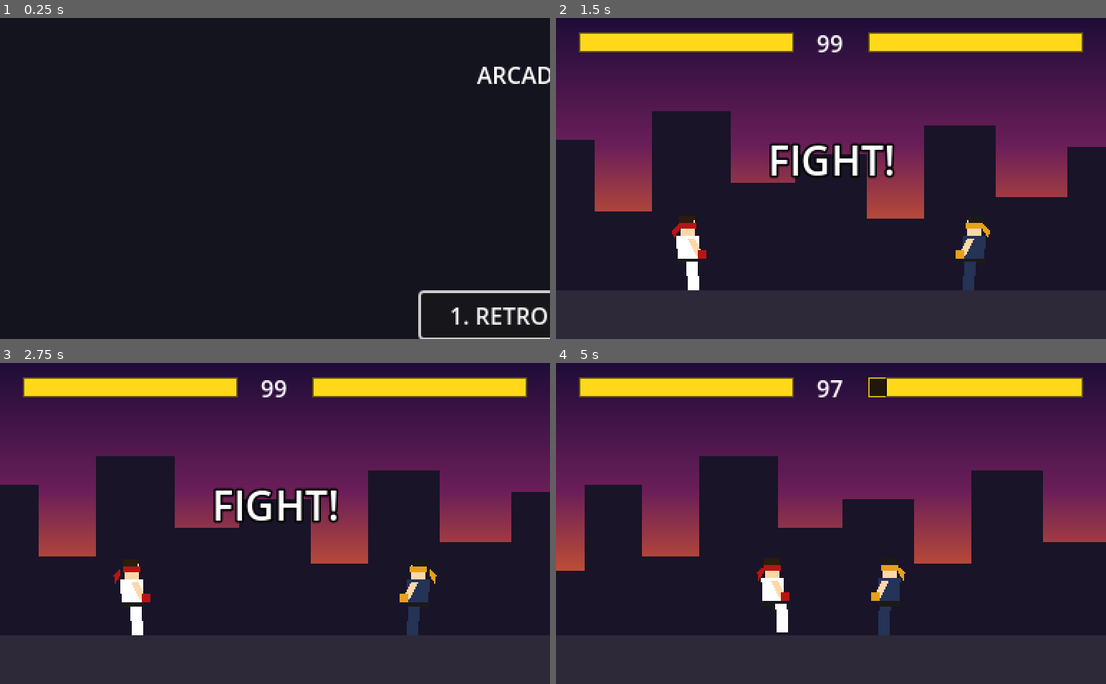
Above: before the commit, frames 1-4 (two rows, left to right).
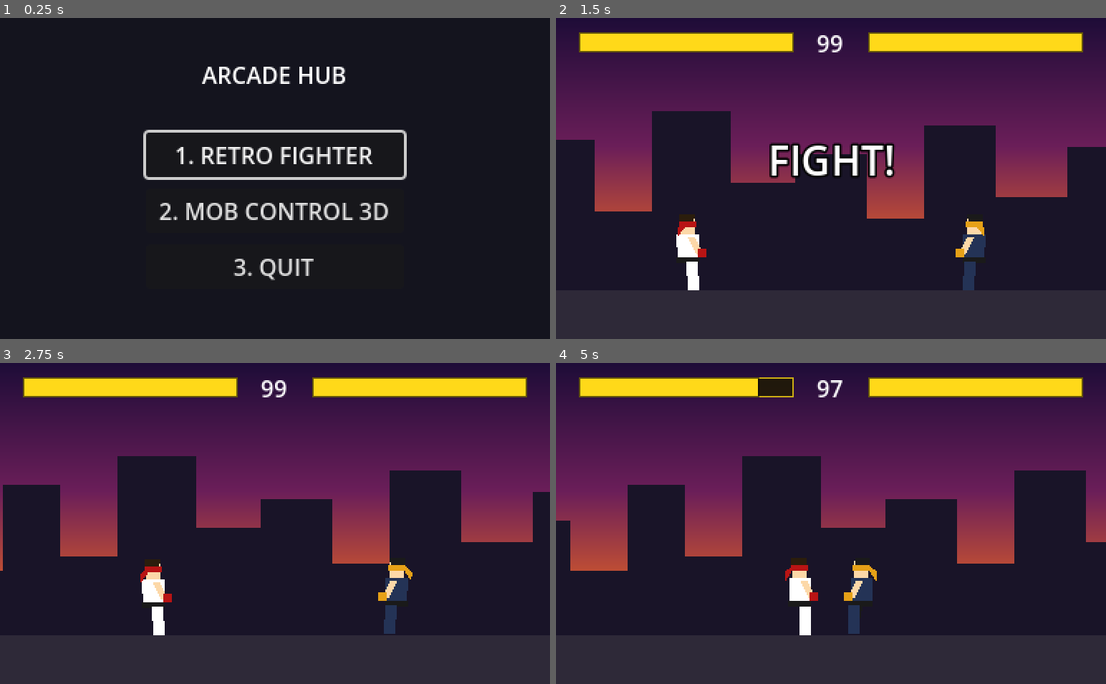
Above: after the commit, the same moments.

Repository: Antares1980/retro-fighter
Game: Godot game, scene res://scenes/Menu.tscn
The game is run twice, just before and just after one commit, with the same random seed, the same clock (stepped at 60 frames per second) and the same inputs. Sound files missing from this copy of the repository are replaced by a short silence.
Inputs (mouse positions are in pixels of both pictures, inside the frame that each line leads up to):
- Up to frame 1 (0.25 s): no input
- Up to frame 2 (1.5 s): click (831, 156) at 0.5 s, where only the run after the commit has a clickable "1. RETRO FIGHTER"; tap Enter (ui_accept) at 1.25 s; move the mouse to (952, 162) at 1.27 s; hold D (p1_right) from 1.28 s (still down); hold J (p1_punch) from 1.28 s (still down); click (952, 162) at 1.42 s
- Up to frame 3 (2.75 s): tap Enter (ui_accept) at 1.52, 1.55, 1.82 s; release D (p1_right) at 2 s; release J (p1_punch) at 2 s; drag from (165, 539) to (418, 597) at 2.02 s
- Up to frame 4 (5 s): move the mouse to (886, 452) at 2.77 s; hold D (p1_right) 2.78-3.5 s; hold Enter (ui_accept) 2.78-3.5 s; tap L (p1_block) at 2.85 s; click (886, 452) at 2.92 s; drag from (803, 587) to (666, 475) at 3.52 s; move the mouse to (996, 571) at 4.27 s; hold A (p1_left) from 4.28 s (still down); hold J (p1_punch) from 4.28 s (still down); click (996, 571) at 4.42 s; tap Enter (ui_accept) at 4.52, 4.55, 4.82 s

The runs differ from the first frame. In frame 1, 5.3% of the frame differs, in the area x 26-100%, y 15-100%; in frame 2, 0.3%; in frame 3, 11%; in frame 4, 18%, in the area x 0-97%, y 4-85%.

Commit message:
fix(menu): resolve arcade hub startup viewport clipping and restore game selection visibility
- Eliminate offset_right and offset_bottom from root Menu node in scenes/Menu.tscn
- Ensure Title and all buttons are 100% enclosed within the 384x224 logical viewport
- Add automated headless layout containment and non-overlapping tests in tests/test_menu.gd
- Add root layout offset, viewport settings, and button alias unit tests in tests/test_menu.py
- Update CHANGELOG.md under [Unreleased]
- Closes #35

Diff:
--- a/scenes/Menu.tscn
+++ b/scenes/Menu.tscn
@@ -9,8 +9,6 @@
 anchors_preset = 15
 anchor_right = 1.0
 anchor_bottom = 1.0
-offset_right = 384.0
-offset_bottom = 224.0
 grow_horizontal = 2
 grow_vertical = 2
 script = ExtResource("1_menu")
--- a/tests/test_menu.gd
+++ b/tests/test_menu.gd
@@ -96,6 +96,11 @@
 	assert_equal(btn_cs.text, "2. MOB CONTROL 3D", "Slot 2 text is '2. MOB CONTROL 3D'")
 	assert_equal(btn_q.text, "3. QUIT", "Option 3 text is '3. QUIT'")
 
+	assert_equal(ProjectSettings.get_setting("display/window/size/viewport_width"), 384, "display/window/size/viewport_width is 384")
+	assert_equal(ProjectSettings.get_setting("display/window/size/viewport_height"), 224, "display/window/size/viewport_height is 224")
+	assert_equal(ProjectSettings.get_setting("display/window/stretch/mode"), "viewport", "display/window/stretch/mode is viewport")
+	assert_equal(ProjectSettings.get_setting("display/window/stretch/aspect"), "keep", "display/window/stretch/aspect is keep")
+
 	assert_true(menu.has_node("BGMPlayer"), "Menu contains BGMPlayer node")
 	var bgm = menu.get_node("BGMPlayer") as AudioStreamPlayer
 	assert_true(bgm != null, "BGMPlayer is an AudioStreamPlayer")
@@ -105,12 +110,40 @@
 	if bgm.stream != null:
 		assert_true(bgm.stream.resource_path.ends_with("stage_theme.ogg"), "BGMPlayer assigned stage_theme.ogg")
 
+	# Node aliases contract
+	assert_equal(menu.RetroFighterButton, btn_rf, "menu.RetroFighterButton alias matches node")
+	assert_equal(menu.ComingSoonButton, btn_cs, "menu.ComingSoonButton alias matches node")
+	assert_equal(menu.QuitButton, btn_q, "menu.QuitButton alias matches node")
+	assert_equal(menu.BGMPlayer, bgm, "menu.BGMPlayer alias matches node")
+
 	var active_tree = _get_tree()
 	if active_tree != null:
 		active_tree.root.add_child(menu)
 		assert_true(menu.is_inside_tree(), "Menu is added to scene tree")
 		assert_true(menu.bgm_player.playing, "BGMPlayer plays stage_theme.ogg when added to scene tree")
 		menu.bgm_player.stop()
+
+		var vbox = menu.get_node("VBoxContainer") as VBoxContainer
+		vbox.notification(Container.NOTIFICATION_SORT_CHILDREN)
+		var viewport_rect = Rect2(0, 0, 384, 224)
+		var title_node = menu.get_node("Title") as Control
+		var title_rect = title_node.get_global_rect()
+		var rf_rect = btn_rf.get_global_rect()
+		var cs_rect = btn_cs.get_global_rect()
+		var q_rect = btn_q.get_global_rect()
+
+		assert_true(viewport_rect.encloses(title_rect), "Title is fully enclosed in 384x224 logical viewport")
+		assert_true(viewport_rect.encloses(rf_rect), "RetroFighterButton is fully enclosed in 384x224 logical viewport")
+		assert_true(viewport_rect.encloses(cs_rect), "ComingSoonButton is fully enclosed in 384x224 logical viewport")
+		assert_true(viewport_rect.encloses(q_rect), "QuitButton is fully enclosed in 384x224 logical viewport")
+
+		assert_false(title_rect.intersects(rf_rect), "Title does not overlap RetroFighterButton")
+		assert_false(title_rect.intersects(cs_rect), "Title does not overlap ComingSoonButton")
+		assert_false(title_rect.intersects(q_rect), "Title does not overlap QuitButton")
+		assert_false(rf_rect.intersects(cs_rect), "RetroFighterButton does not overlap ComingSoonButton")
+		assert_false(rf_rect.intersects(q_rect), "RetroFighterButton does not overlap QuitButton")
+		assert_false(cs_rect.intersects(q_rect), "ComingSoonButton does not overlap QuitButton")
+
 		active_tree.root.remove_child(menu)
 
 	menu.free()
@@ -160,18 +193,43 @@
 	active_tree.root.remove_child(menu2)
 	menu2.free()
 
-	# Subtest 2c: Selection via mouse click (pressed signal)
+	# Subtest 2c: Selection via mouse click (pressed signal) for all three buttons (AC2)
 	var menu3 = MenuScene.instantiate()
 	active_tree.root.add_child(menu3)
 	var emitted_click: Array = []
+	var quit_emitted: Array = []
 	menu3.game_selected.connect(func(path: String): emitted_click.append(path))
-
+	menu3.quit_requested.connect(func(): quit_emitted.append(true))
+
+	# Click RetroFighterButton
 	menu3.btn_retro_fighter.pressed.emit()
-	assert_equal(emitted_click.size(), 1, "Mouse click emits game_selected once")
+	assert_equal(emitted_click.size(), 1, "Mouse click on RetroFighterButton emits game_selected once")
 	if emitted_click.size() > 0:
 		assert_equal(emitted_click[0], "res://scenes/Main.tscn", "Mouse click emits game_selected('res://scenes/Main.tscn')")
 	active_tree.root.remove_child(menu3)
 	menu3.free()
+
+	# Click ComingSoonButton
+	var menu3_cs = MenuScene.instantiate()
+	active_tree.root.add_child(menu3_cs)
+	var emitted_click_cs: Array = []
+	menu3_cs.game_selected.connect(func(path: String): emitted_click_cs.append(path))
+	menu3_cs.btn_coming_soon.pressed.emit()
+	assert_equal(emitted_click_cs.size(), 1, "Mouse click on ComingSoonButton emits game_selected once")
+	if emitted_click_cs.size() > 0:
+		assert_equal(emitted_click_cs[0], "res://scenes/mob_control/MobControlMain.tscn", "Mouse click emits game_selected('res://scenes/mob_control/MobControlMain.tscn')")
+	active_tree.root.remove_child(menu3_cs)
+	menu3_cs.free()
+
+	# Click QuitButton
+	var menu3_q = MenuScene.instantiate()
+	active_tree.root.add_child(menu3_q)
+	var emitted_click_q: Array = []
+	menu3_q.quit_requested.connect(func(): emitted_click_q.append(true))
+	menu3_q.btn_quit.pressed.emit()
+	assert_equal(emitted_click_q.size(), 1, "Mouse click on QuitButton emits quit_requested once")
+	active_tree.root.remove_child(menu3_q)
+	menu3_q.free()
 
 	# Subtest 2d: Target Main.tscn initialization & BGM contract
 	var main = MainScene.instantiate()
@@ -325,12 +383,56 @@
 	ev_punch.pressed = true
 	menu._unhandled_input(ev_punch)
 
-	assert_equal(game_emitted.size(), 1, "ComingSoonButton activation emits game_selected once")
+	assert_equal(game_emitted.size(), 1, "ComingSoonButton activation via p1_punch emits game_selected once")
 	if game_emitted.size() > 0:
 		assert_equal(game_emitted[0], "res://scenes/mob_control/MobControlMain.tscn", "game_selected emitted with MobControlMain.tscn")
 
 	active_tree.root.remove_child(menu)
 	menu.free()
+
+	# Activating ComingSoonButton via ui_accept
+	var menu_cs_acc = MenuScene.instantiate()
+	active_tree.root.add_child(menu_cs_acc)
+	var emitted_cs_acc: Array = []
+	menu_cs_acc.game_selected.connect(func(p: String): emitted_cs_acc.append(p))
+	menu_cs_acc.ComingSoonButton.grab_focus()
+	var ev_cs_acc = InputEventAction.new()
+	ev_cs_acc.action = "ui_accept"
+	ev_cs_acc.pressed = true
+	menu_cs_acc._unhandled_input(ev_cs_acc)
+	assert_equal(emitted_cs_acc.size(), 1, "ComingSoonButton activation via ui_accept emits game_selected once")
+	if emitted_cs_acc.size() > 0:
+		assert_equal(emitted_cs_acc[0], "res://scenes/mob_control/MobControlMain.tscn", "game_selected emitted with MobControlMain.tscn")
+	active_tree.root.remove_child(menu_cs_acc)
+	menu_cs_acc.free()
+
+	# Activating QuitButton via p1_punch and ui_accept
+	var menu_q_act = MenuScene.instantiate()
+	active_tree.root.add_child(menu_q_act)
+	var quit_act_emitted: Array = []
+	menu_q_act.quit_requested.connect(func(): quit_act_emitted.append(true))
+	menu_q_act.QuitButton.grab_focus()
+	assert_true(menu_q_act.QuitButton.has_focus(), "QuitButton has focus before activation")
+	var ev_q_punch = InputEventAction.new()
+	ev_q_punch.action = "p1_punch"
+	ev_q_punch.pressed = true
+	menu_q_act._unhandled_input(ev_q_punch)
+	assert_equal(quit_act_emitted.size(), 1, "QuitButton activation via p1_punch emits quit_requested once")
+	active_tree.root.remove_child(menu_q_act)
+	menu_q_act.free()
+
+	var menu_q_acc = MenuScene.instantiate()
+	active_tree.root.add_child(menu_q_acc)
+	var quit_acc_emitted: Array = []
+	menu_q_acc.quit_requested.connect(func(): quit_acc_emitted.append(true))
+	menu_q_acc.QuitButton.grab_focus()
+	var ev_q_acc = InputEventAction.new()
+	ev_q_acc.action = "ui_accept"
+	ev_q_acc.pressed = true
+	menu_q_acc._unhandled_input(ev_q_acc)
+	assert_equal(quit_acc_emitted.size(), 1, "QuitButton activation via ui_accept emits quit_requested once")
+	active_tree.root.remove_child(menu_q_acc)
+	menu_q_acc.free()
 
 func test_scenario_5_out_of_tree_execution_and_clean_bypass() -> void:
 	print("\nScenario 5: Out-of-tree Execution & Clean Bypass")
Not shown, changed: CHANGELOG.md
Not shown, changed: tests/test_menu.py
